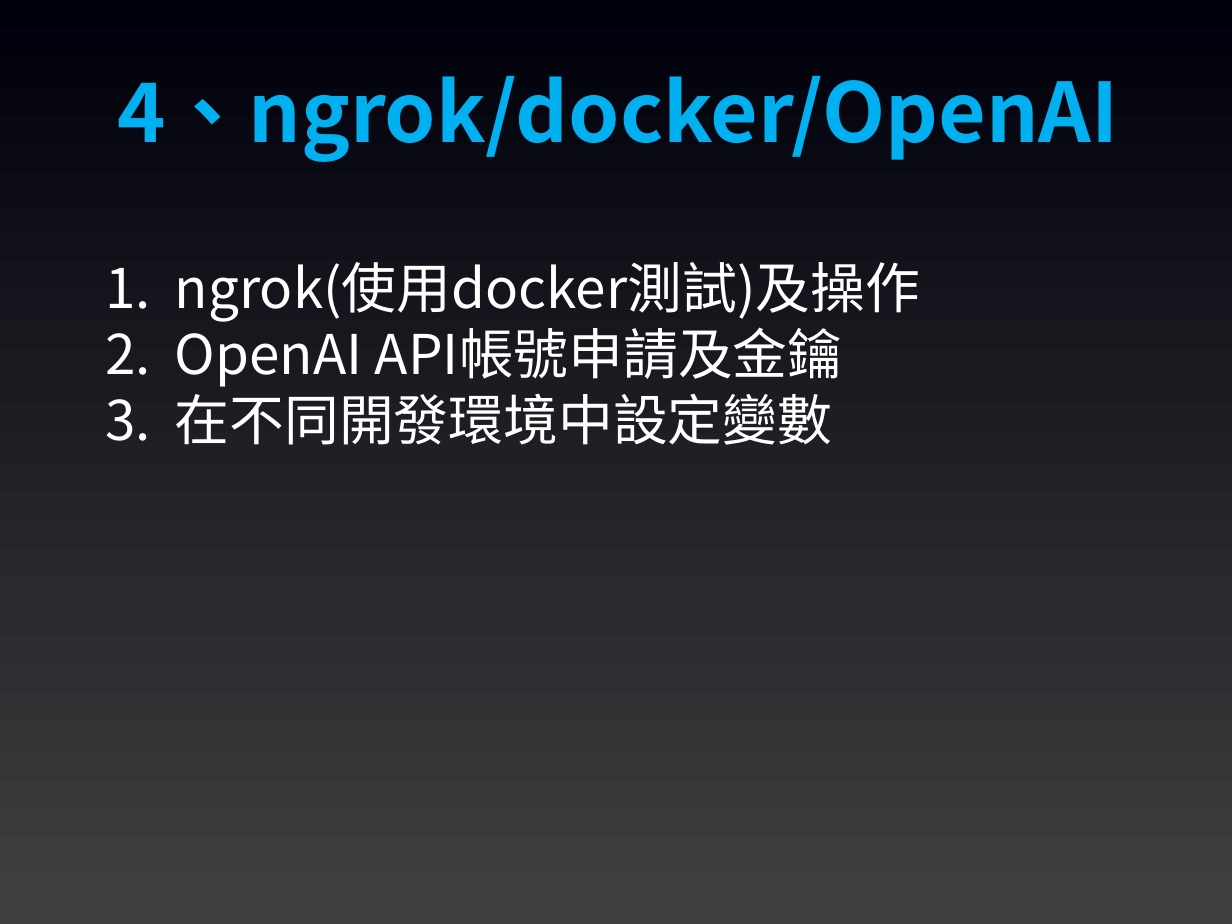
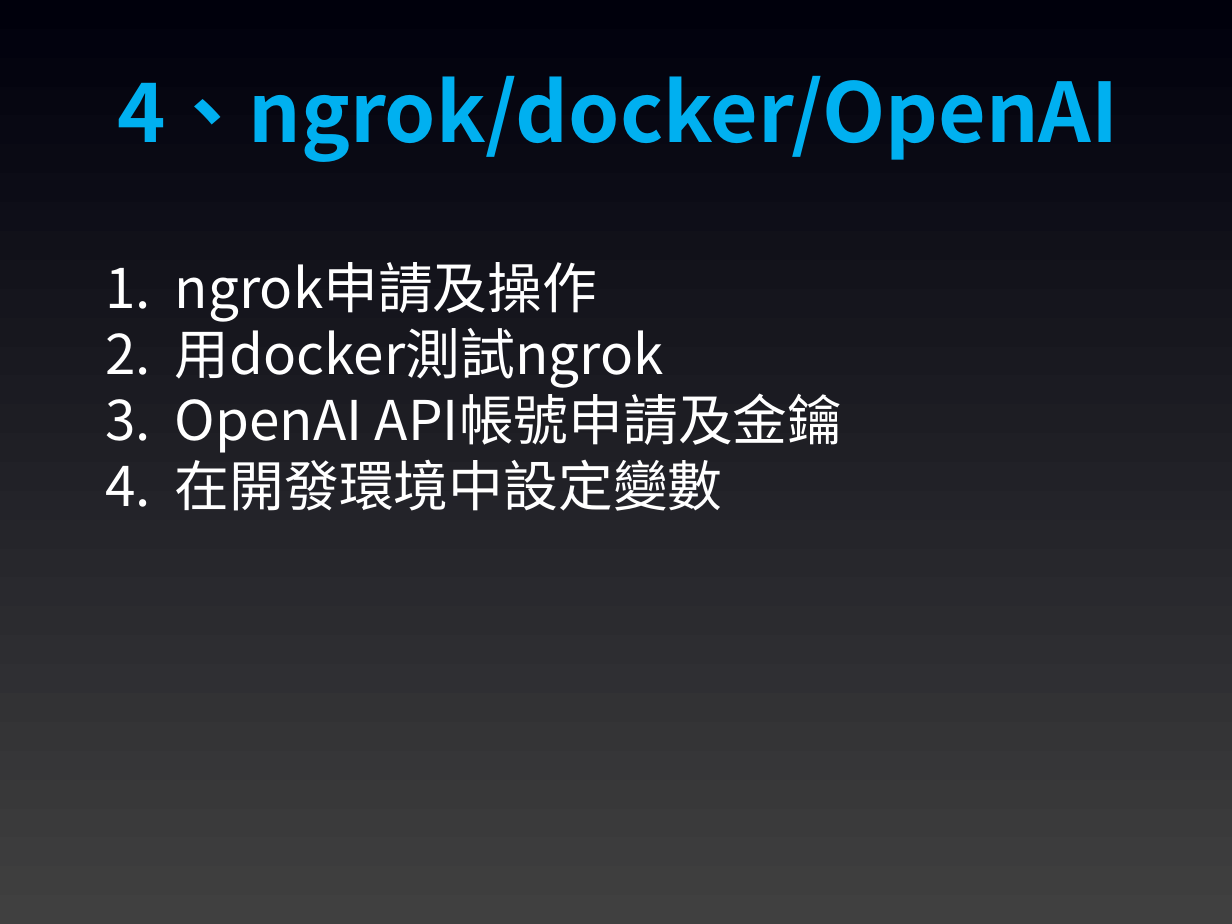
Before and after one commit to joshhu/sculinebot2024, a slide deck: slide 8 of Slides/課程大綱.pptx. Drawn at 1232x924 pixels with LibreOffice and Linux fonts; fonts in the diff are those of the drawing. Boxes give left, top, right and bottom in pixels: in the first picture for what was removed or moved away, otherwise in the second. Text is boxed around its words. In the diff, an @@ line names an element or a change of style, - is before the commit and + after.

```diff
--- a/Slides/課程大綱.pptx
+++ b/Slides/課程大綱.pptx
@@ text at [175, 262, 664, 388]: text changed @@
-1. ngrok(使用docker測試)及操作
+1. ngrok申請及操作
+2. 用docker測試ngrok
@@ text at [175, 450, 723, 511]: text changed @@
-3. 在不同開發環境中設定變數
+4. 在開發環境中設定變數
```
Also in this commit, not shown: 4 other slides changed, 1 slide added, 1 slide removed, 6 other files.
